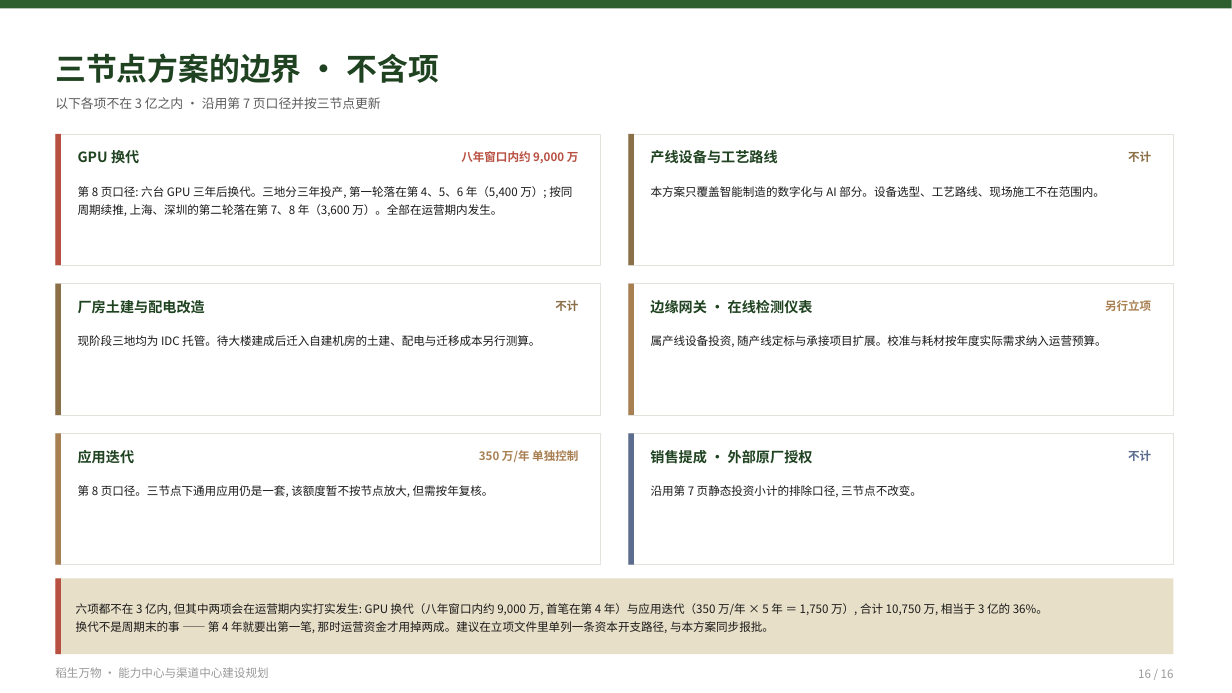
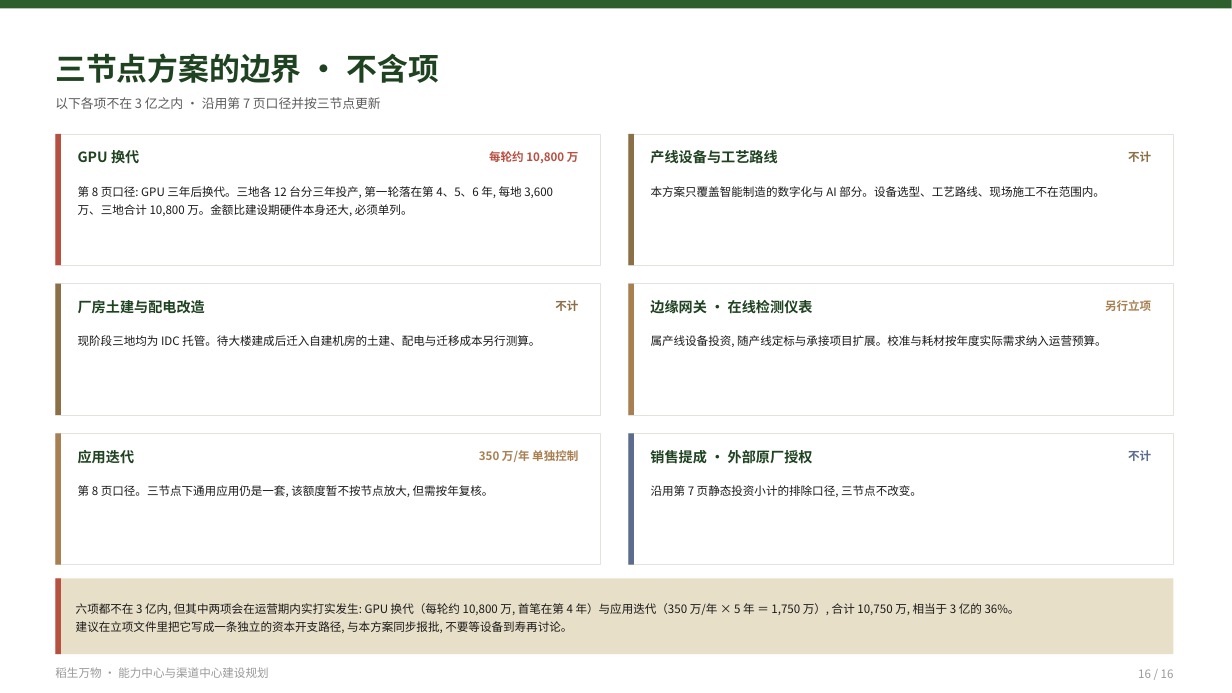
Before and after one commit to jinichen/catfish, a slide deck: slide 16 of projects/daosheng/docs/daosheng-nlzx-v2.budget-appendix-3nodes.pptx. Drawn at 1232x693 pixels with LibreOffice and Linux fonts; fonts in the diff are those of the drawing. Boxes give left, top, right and bottom in pixels: in the first picture for what was removed or moved away, otherwise in the second. Text is boxed around its words. In the diff, an @@ line names an element or a change of style, - is before the commit and + after.

Commit message:
docs(daosheng): 单节点 6 台 → 12 台 GPU，去品牌，去运营期成本
按 PPT 那份为准（不是 DOCX 版本）重算：

  · 算力主机不再写品牌型号，"8 卡 H20（141G/HBM3e）"→"8 卡 GPU 服务器，
    单机满配显存"；显存规格一并模糊，只留 2.4T 参数 / 95B 激活 / FP8 的测算口径
  · 单节点 6 台 → 12 台，四组互备（原三台一组两组互备）
  · 硬件数量跟着核：fabric 交换机 2→4 / 网卡 48→96；基础服务节点 9→12；
    存储 150TB→200TB
  · 单节点硬件 2,555 → 4,869 万；静态投资 8,522 → 10,836；
    预备费 885 → 1,106；控制价 9,407 → 11,942 万
  · 删掉后 5 年运营成本，口径只到建设期末（原来"第四年起年度稳态 1,360 万/年"）
  · 主 deck 补一页系统逻辑架构

三节点合计 25,946 万 = 2.59 亿，3 亿上限下余量 4,054 万（14%）。

```diff
--- a/projects/daosheng/docs/daosheng-nlzx-v2.budget-appendix-3nodes.pptx
+++ b/projects/daosheng/docs/daosheng-nlzx-v2.budget-appendix-3nodes.pptx
@@ text at bbox=[489, 151, 579, 163]: text changed @@
-八年窗口内约 9,000 万
+每轮约 10,800 万
@@ text at bbox=[78, 186, 553, 216]: text changed @@
-第 8 页口径: 六台 GPU 三年后换代。三地分三年投产, 第一轮落在第 4、5、6 年（5,400 万）; 按同周期续推, 上海、深圳的第二轮落在第 7、8 年（3,600 万）。全部在运营期内发生。
+第 8 页口径: GPU 三年后换代。三地各 12 台分三年投产, 第一轮落在第 4、5、6 年, 每地 3,600 万、三地合计 10,800 万。金额比建设期硬件本身还大, 必须单列。
@@ text at bbox=[76, 603, 1020, 633]: text changed @@
-六项都不在 3 亿内, 但其中两项会在运营期内实打实发生: GPU 换代（八年窗口内约 9,000 万, 首笔在第 4 年）与应用迭代（350 万/年 × 5 年 ＝ 1,750 万）, 合计 10,750 万, 相当于 3 亿的 36%。
-换代不是周期末的事 —— 第 4 年就要出第一笔, 那时运营资金才用掉两成。建议在立项文件里单列一条资本开支路径, 与本方案同步报批。
+六项都不在 3 亿内, 但其中两项会在运营期内实打实发生: GPU 换代（每轮约 10,800 万, 首笔在第 4 年）与应用迭代（350 万/年 × 5 年 ＝ 1,750 万）, 合计 10,750 万, 相当于 3 亿的 36%。
+建议在立项文件里把它写成一条独立的资本开支路径, 与本方案同步报批, 不要等设备到寿再讨论。
```
Also in this commit, not shown: 12 other slides changed, 1 other file.
